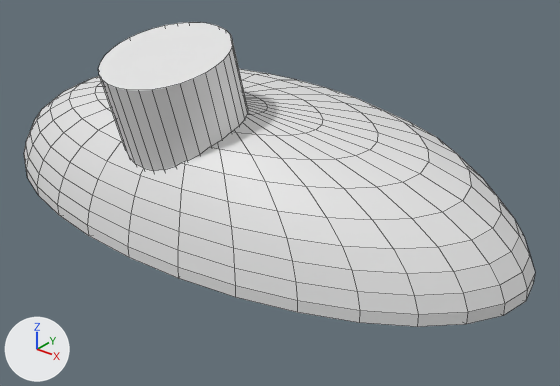
Two versions of the Blender file antenna-cover.blend, one commit apart.
Rendered twice from a 50 mm lens placed at (6.18, -6.93, 4.24), pointed at (0.56, 0.1, -0.11). The axes (+X, +Y, +Z) are drawn at lower left. The lights are the same throughout. Mesh edges are drawn as thin lines.
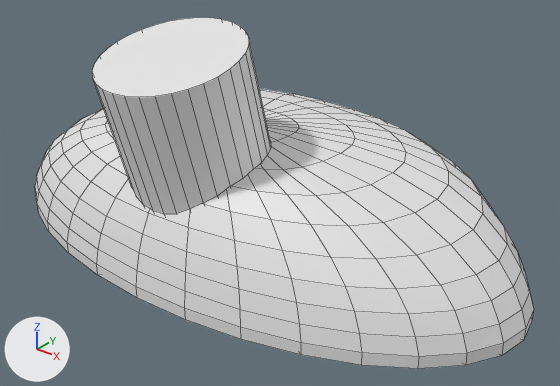
Where the change shows, as pixel boxes (x1, y1, x2, y2) in the pictures (560 x 386 px):
'Sphere', reshaped, moved, rescaled (9% taller): before (24, 69, 535, 327); after (35, 88, 534, 369)
'Cylinder.001', moved, rescaled: before (98, 22, 248, 171); after (92, 17, 271, 214)

The change, as a list of edits to the scene's bpy script:
```text
Change me_sphere:
    used by ob_sphere; location = (0.0, 0.0, 0.0); scale = (3.9, 1.97, 1.64)
    remove me_sphere.from_pydata(...)  # 321 vertices, 320 faces; spans x -1.04..1.04, y -1.04..1.05, z -0.24..0.74
    add me_sphere.from_pydata(...)  # 321 vertices, 320 faces; spans x -1.05..1.04, y -1.04..1.05, z -0.52..0.46
    me_sphere part 1: 321 of 321 vertices moved; they spanned x -1.04..1.04, y -1.04..1.05, z -0.24..0.74 and now span x -1.05..1.04, y -1.04..1.05, z -0.52..0.46; mean shift (0.0, 0.07, -0.29); largest move (0.51, 0.07, 0.65) -> (0.51, 0.35, 0.36)
Change ob_sphere:
    ob_sphere.location: (0.0, 0.0, 0.0) -> (0.004, 0.143, -0.04)
    ob_sphere.scale: (3.9, 1.97, 1.64) -> (3.9, 2.06, 1.78)
Change ob_cylinder_001:
    ob_cylinder_001.location: (0.0, -0.919, 0.84) -> (0.05, -0.892, 0.84)
    ob_cylinder_001.scale: (0.75, 0.75, 1.1) -> (0.875, 0.875, 1.1)
```
